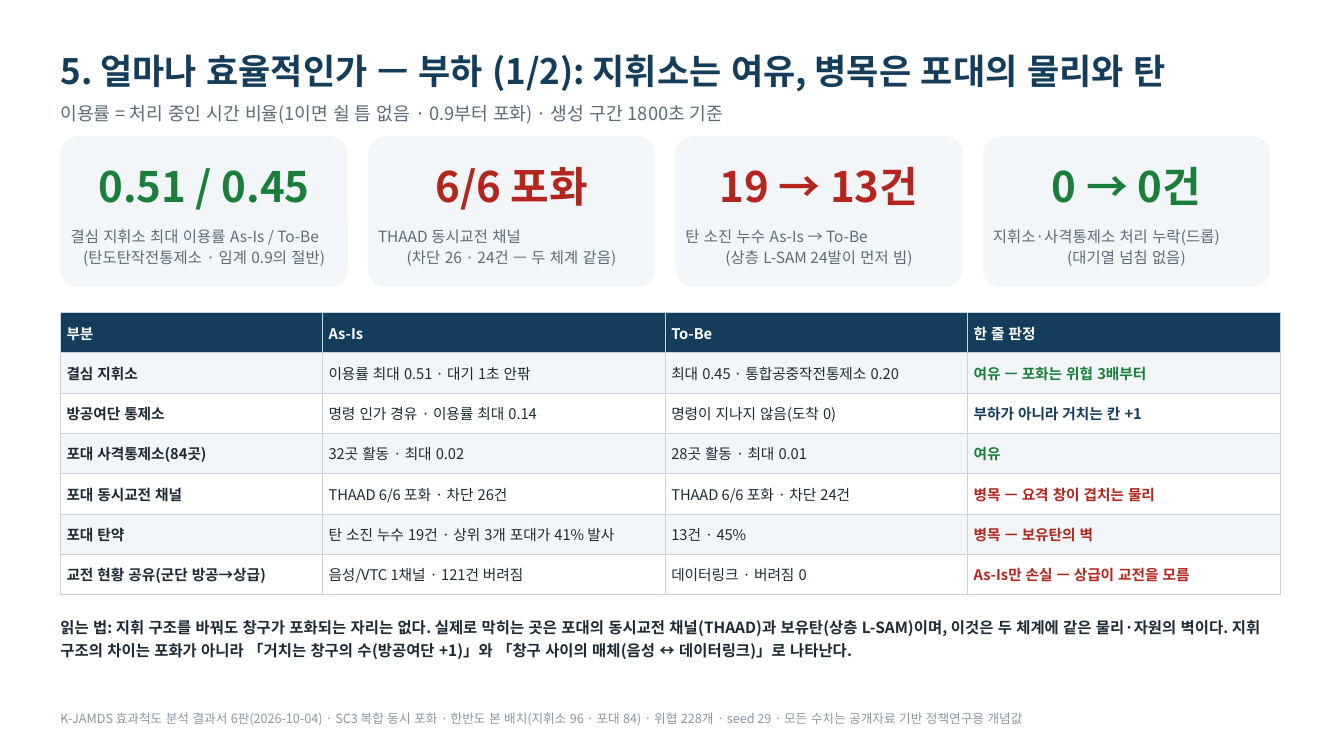
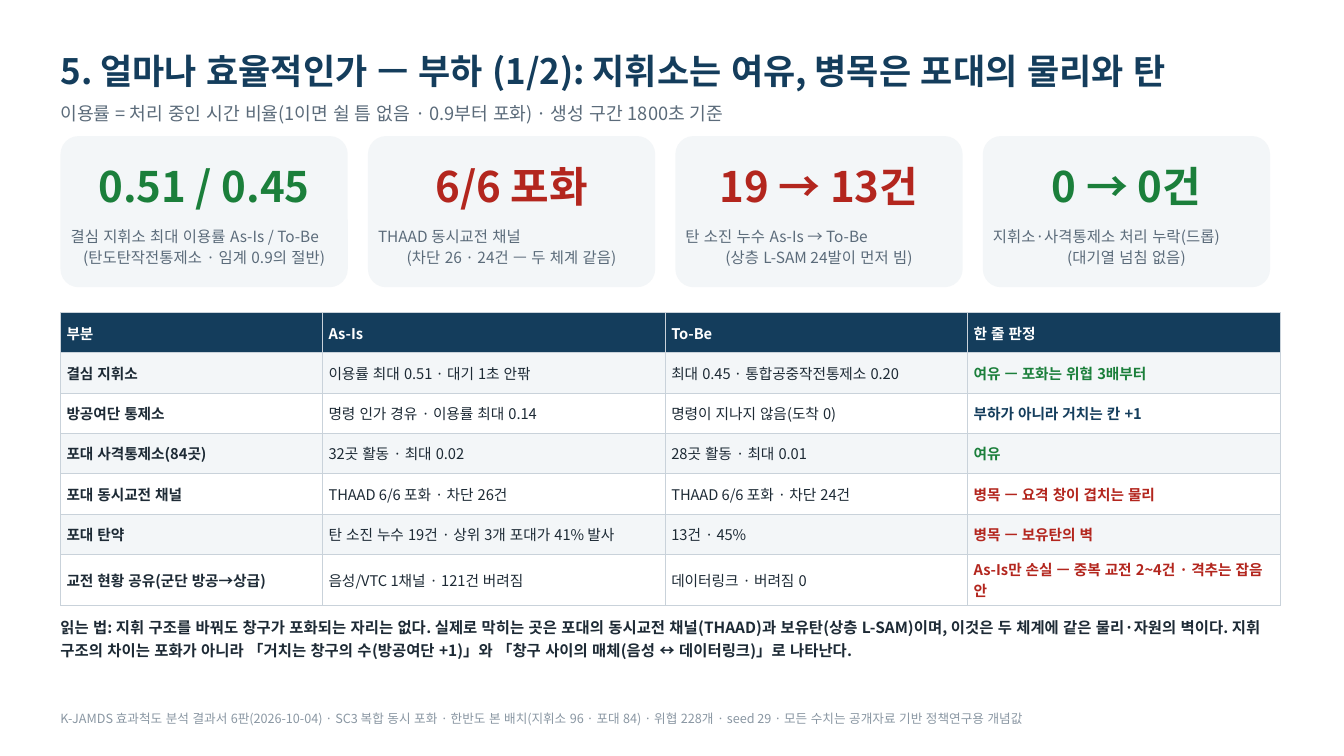
Before and after one commit to DaehyunY00/Air_Defense, a slide deck: slide 8 of K-JAMDS_효과척도_발표정리본.pptx. Drawn at 1344x756 pixels with LibreOffice and Linux fonts; fonts in the diff are those of the drawing. Boxes give left, top, right and bottom in pixels: in the first picture for what was removed or moved away, otherwise in the second. Text is boxed around its words. In the diff, an @@ line names an element or a change of style, - is before the commit and + after.

```diff
--- a/K-JAMDS_효과척도_발표정리본.pptx
+++ b/K-JAMDS_효과척도_발표정리본.pptx
@@ table at <box>60,313,1280,601</box> @@
-row 7, column 4: As-Is만 손실 — 상급이 교전을 모름
+row 7, column 4: As-Is만 손실 — 중복 교전 2~4건 · 격추는 잡음 안
```
Also in this commit, not shown: 1 other slide changed, 7 other files.
